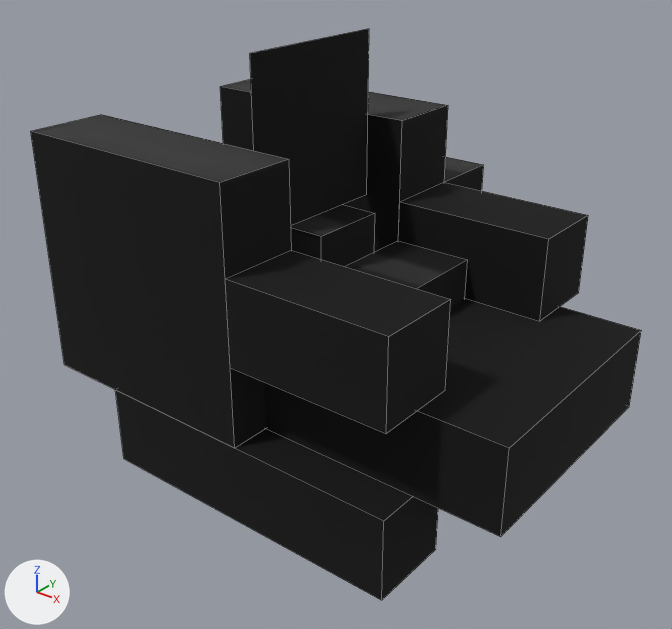
What one commit did to the OBJ model src/main/resources/assets/craftingdead/models/item/attachments/m4a1_is1/m4a1_is1.obj.
Rendered twice from a 50 mm camera at (0.26, -0.434, 1.82) aimed at (-0.135, 0.06, 1.514). Arrows for +X, +Y and +Z are at lower left; the lights stay in place. Mesh edges are drawn as thin lines. Where no turn or scale is listed for an object, it has been applied to the vertices.

Before the edit, the objects in view are built like this:
```python
ob_shape1 = bpy.data.objects.new('Shape1', me_shape1)
ob_shape1.location = (0.0, 0.0, 0.0)
ob_shape10 = bpy.data.objects.new('Shape10', me_shape10)
ob_shape10.location = (0.0, 0.0, 0.0)
ob_shape11 = bpy.data.objects.new('Shape11', me_shape11)
ob_shape11.location = (0.0, 0.0, 0.0)
ob_shape2 = bpy.data.objects.new('Shape2', me_shape2)
ob_shape2.location = (0.0, 0.0, 0.0)
ob_shape4 = bpy.data.objects.new('Shape4', me_shape4)
ob_shape4.location = (0.0, 0.0, 0.0)
ob_shape5 = bpy.data.objects.new('Shape5', me_shape5)
ob_shape5.location = (0.0, 0.0, 0.0)
ob_shape6 = bpy.data.objects.new('Shape6', me_shape6)
ob_shape6.location = (0.0, 0.0, 0.0)
ob_shape7 = bpy.data.objects.new('Shape7', me_shape7)
ob_shape7.location = (0.0, 0.0, 0.0)
ob_shape8 = bpy.data.objects.new('Shape8', me_shape8)
ob_shape8.location = (0.0, 0.0, 0.0)
# also in view: 'Shape9' at (-0.156, 0.063, 1.556)
```
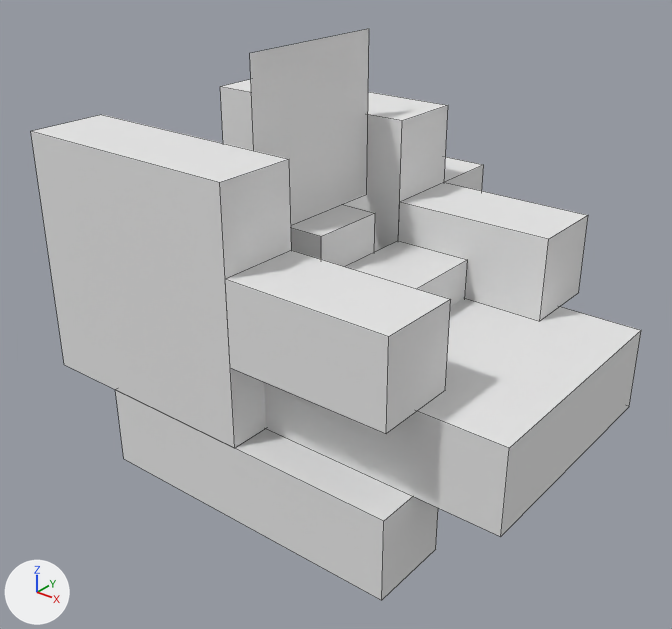
Pixel boxes (x1, y1, x2, y2) of what changed, in the pictures (672 x 629 px):
'Shape4', recoloured (black to grey): (31, 114, 291, 448) in both
'Shape2', recoloured (black to white): (264, 298, 641, 537) in both
'Shape5', recoloured (black to grey): (225, 250, 451, 434) in both
'Shape1', recoloured (black to grey): (116, 390, 438, 600) in both
'Shape11', recoloured (black to grey): (250, 29, 369, 225) in both
'Shape7', recoloured (black to grey): (398, 183, 588, 321) in both
'Shape6', recoloured (black to grey): (220, 79, 448, 252) in both
'Shape8', recoloured (black to white): (346, 241, 468, 307) in both
'Shape9', recoloured (black to grey): (291, 204, 375, 267) in both
'Shape10', recoloured (black to white): (444, 157, 484, 191) in both

The change, as a diff of the scene's bpy script:
```diff
--- a/src/main/resources/assets/craftingdead/models/item/attachments/m4a1_is1/m4a1_is1.obj.py
+++ b/src/main/resources/assets/craftingdead/models/item/attachments/m4a1_is1/m4a1_is1.obj.py
@@ me_shape1 @@
 me_shape1.from_pydata(...)  # 8 vertices, 6 faces; spans x -0.25..0.0, y -0.062..0.0, z 1.4..1.462
-me_shape1.materials.append(mat_m4a1_is1_modelmaterial)  # picture img_m4a1_is1
+me_shape1.materials.append(mat_modelmaterial)  # white #e7e7e7
@@ me_shape10 @@
 me_shape10.from_pydata(...)  # 8 vertices, 6 faces; spans x -0.25..-0.125, y 0.1875..0.25, z 1.4625..1.5875
-me_shape10.materials.append(mat_m4a1_is1_modelmaterial)  # picture img_m4a1_is1
+me_shape10.materials.append(mat_modelmaterial)  # white #e7e7e7
@@ me_shape11 @@
 me_shape11.from_pydata(...)  # 4 vertices, 1 face; spans x -0.1562, y 0.0..0.125, z 1.5875..1.7125
-me_shape11.materials.append(mat_m4a1_is1_modelmaterial)  # picture img_m4a1_is1
+me_shape11.materials.append(mat_modelmaterial)  # white #e7e7e7
@@ me_shape2 @@
 me_shape2.from_pydata(...)  # 8 vertices, 6 faces; spans x -0.25..0.062, y -0.031..0.156, z 1.462..1.525
-me_shape2.materials.append(mat_m4a1_is1_modelmaterial)  # picture img_m4a1_is1
+me_shape2.materials.append(mat_modelmaterial)  # white #e7e7e7
@@ me_shape4 @@
 me_shape4.from_pydata(...)  # 8 vertices, 6 faces; spans x -0.312..-0.125, y -0.062..0.0, z 1.462..1.65
-me_shape4.materials.append(mat_m4a1_is1_modelmaterial)  # picture img_m4a1_is1
+me_shape4.materials.append(mat_modelmaterial)  # white #e7e7e7
@@ me_shape5 @@
 me_shape5.from_pydata(...)  # 8 vertices, 6 faces; spans x -0.125..0.0, y -0.0625..0.0, z 1.525..1.5875
-me_shape5.materials.append(mat_m4a1_is1_modelmaterial)  # picture img_m4a1_is1
+me_shape5.materials.append(mat_modelmaterial)  # white #e7e7e7
@@ me_shape6 @@
 me_shape6.from_pydata(...)  # 8 vertices, 6 faces; spans x -0.312..-0.125, y 0.125..0.188, z 1.462..1.65
-me_shape6.materials.append(mat_m4a1_is1_modelmaterial)  # picture img_m4a1_is1
+me_shape6.materials.append(mat_modelmaterial)  # white #e7e7e7
@@ me_shape7 @@
 me_shape7.from_pydata(...)  # 8 vertices, 6 faces; spans x -0.125..0.0, y 0.125..0.1875, z 1.525..1.5875
-me_shape7.materials.append(mat_m4a1_is1_modelmaterial)  # picture img_m4a1_is1
+me_shape7.materials.append(mat_modelmaterial)  # white #e7e7e7
@@ me_shape8 @@
 me_shape8.from_pydata(...)  # 8 vertices, 6 faces; spans x -0.125..-0.0625, y 0.0..0.125, z 1.4937..1.5562
-me_shape8.materials.append(mat_m4a1_is1_modelmaterial)  # picture img_m4a1_is1
+me_shape8.materials.append(mat_modelmaterial)  # white #e7e7e7
@@ me_shape9 @@
 me_shape9.from_pydata(...)  # 8 vertices, 6 faces; spans x -0.1875..-0.125, y 0.0313..0.0938, z 1.525..1.5875
-me_shape9.materials.append(mat_m4a1_is1_modelmaterial)  # picture img_m4a1_is1
+me_shape9.materials.append(mat_modelmaterial)  # white #e7e7e7
```
